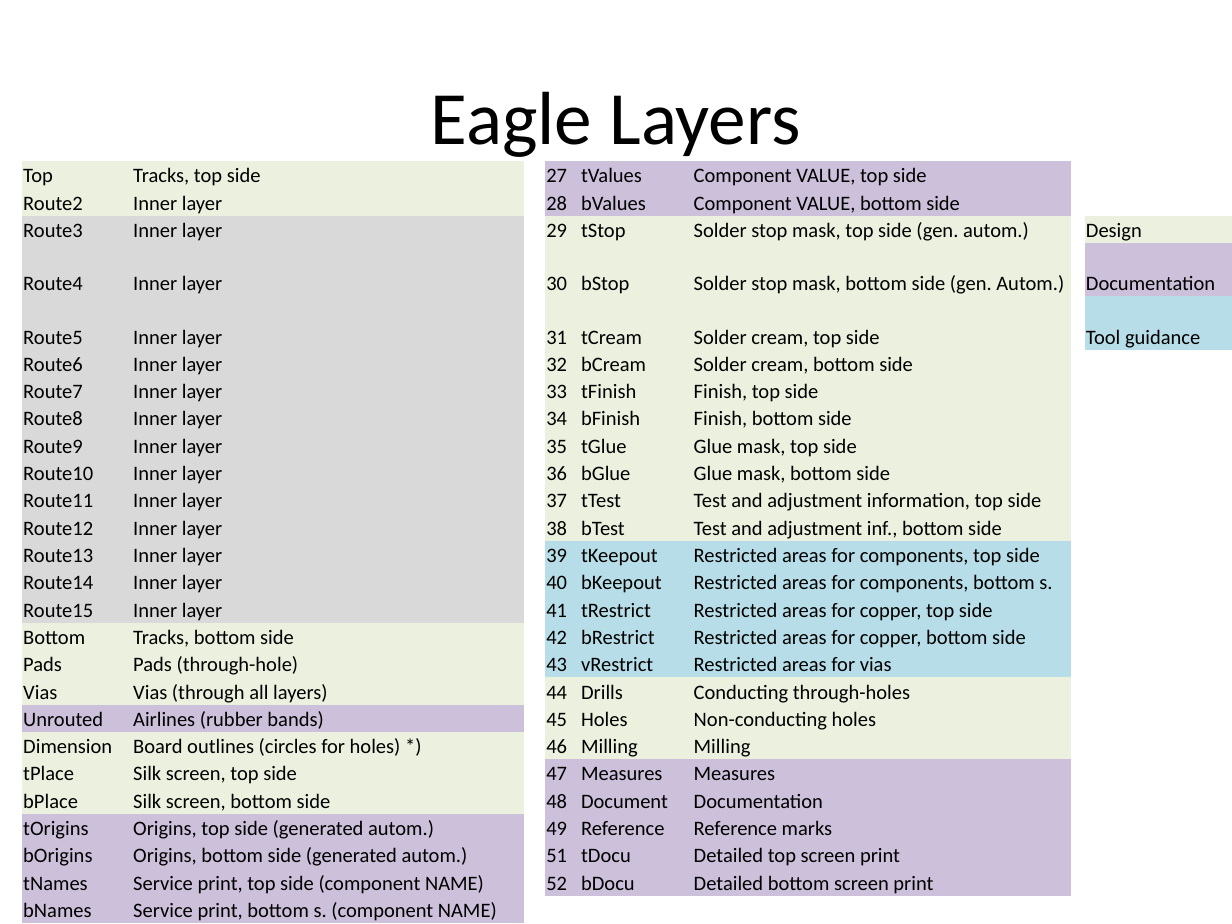
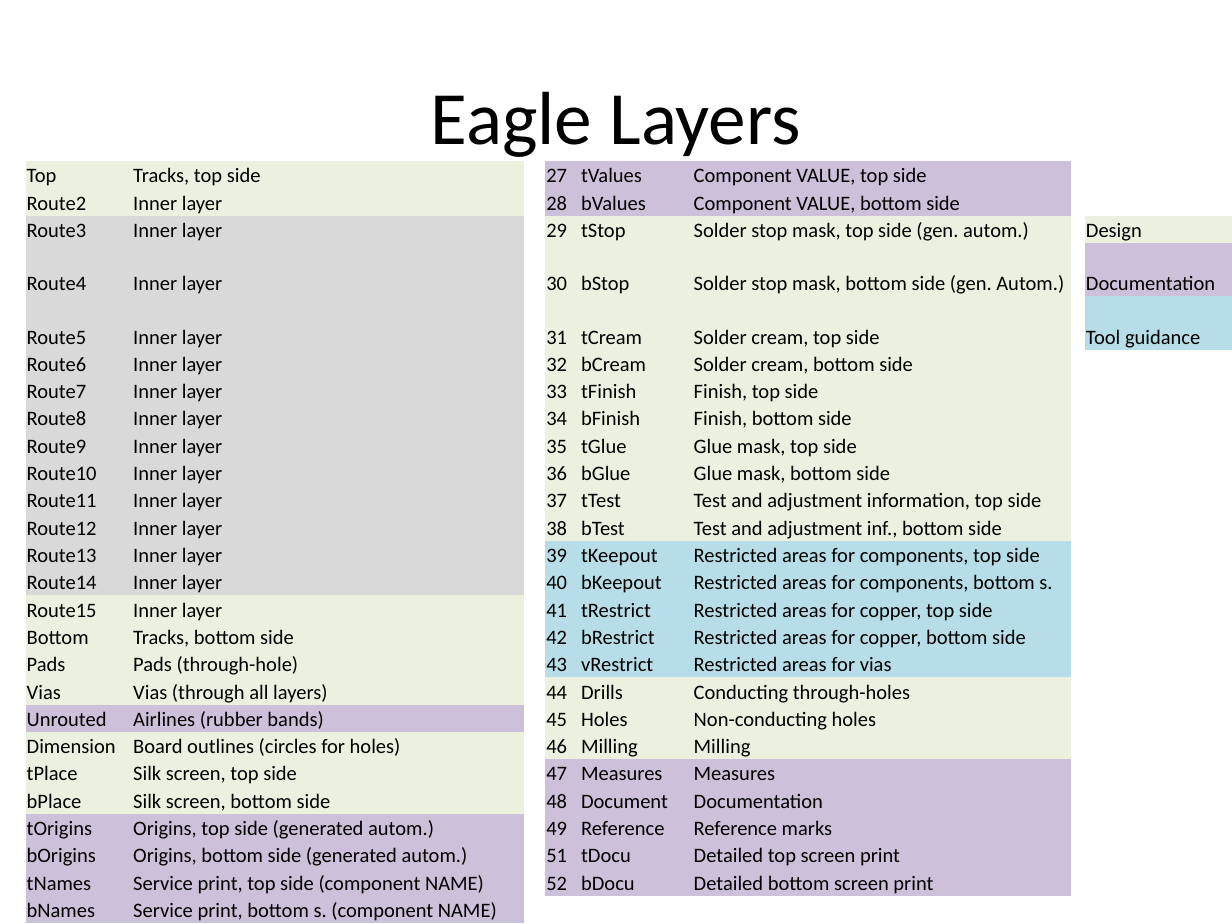
Before and after one commit to NVSL/QuadClass-Resources, a slide deck: slide 17 of Lecture Slides/Lab01-Eagle-Intro.pptx. Drawn at 1232x924 pixels with LibreOffice and Linux fonts; fonts in the diff are those of the drawing. Boxes give left, top, right and bottom in pixels: in the first picture for what was removed or moved away, otherwise in the second. Text is boxed around its words. In the diff, an @@ line names an element or a change of style, - is before the commit and + after.

```diff
--- a/Lecture Slides/Lab01-Eagle-Intro.pptx
+++ b/Lecture Slides/Lab01-Eagle-Intro.pptx
@@ table at (26, 161, 1230, 924) @@
-row 20, column 2: Board outlines (circles for holes) *)
+row 20, column 2: Board outlines (circles for holes)
@@ fill #D9D9D9 to #EBF1DE in 2 cells @@
@@ table: place and size @@
-table at (22, 161, 1230, 924)
+table at (26, 161, 1230, 924)
```
Also in this commit, not shown: 15 other slides changed, 3 slides added, 6 other files.
